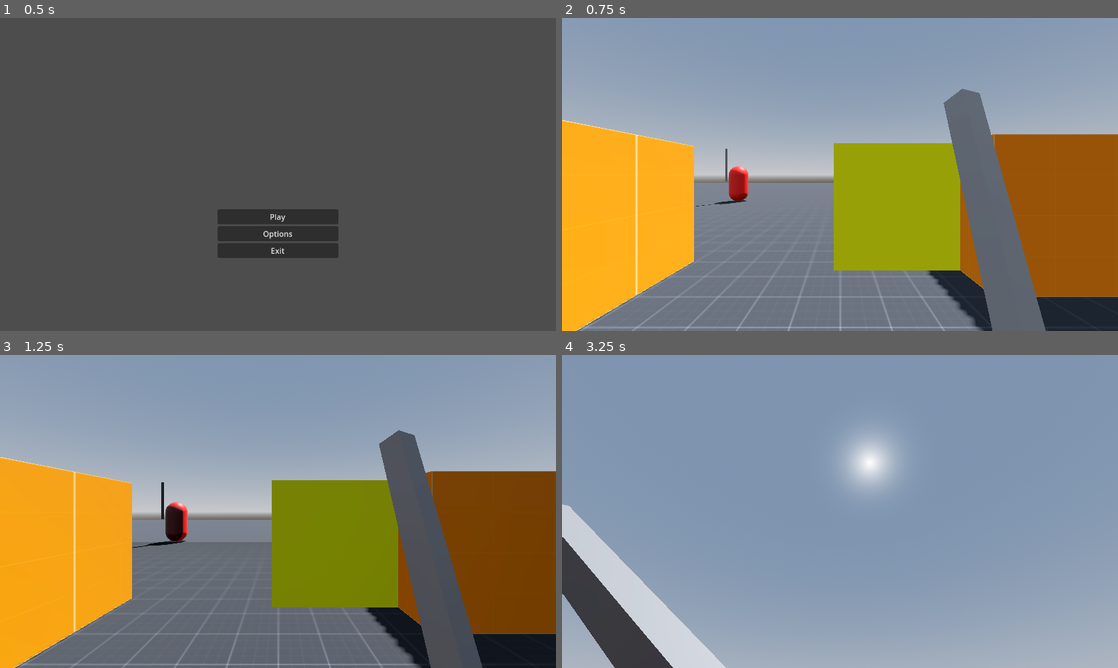
Above: before the commit, frames 1-4 (two rows, left to right).
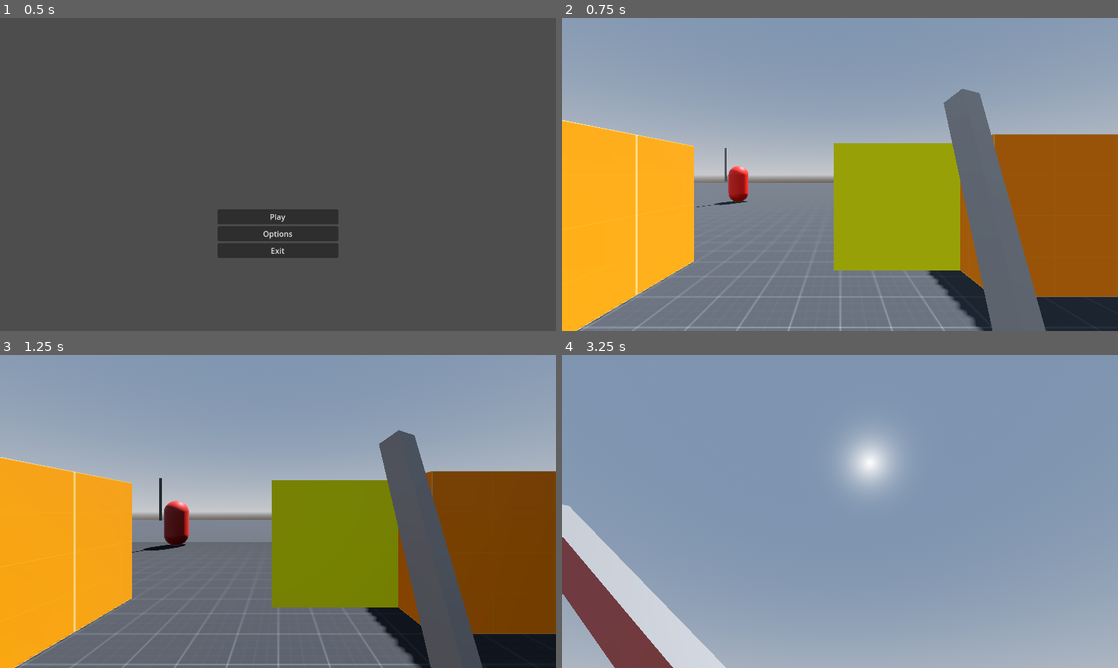
Above: after the commit, the same moments.

Repository: BlackOwlHU/ProjectParry
Game: Godot game, scene res://scenes/menu.tscn
Two runs of this game, one before a commit and one after it. Both use one fixed random seed, a clock stepped at 60 frames per second and the inputs below.
Inputs (mouse positions are in pixels of both pictures, inside the frame that each line leads up to):
- Up to frame 1 (0.5 s): no input
- Up to frame 2 (0.75 s): click "Play" at 0.5 s
- Up to frame 3 (1.25 s): no input
- Up to frame 4 (3.25 s): tap Enter (ui_accept) at 1.25, 1.52, 2.27 s; move the mouse to (867, 511) at 1.27 s; hold W (Forward) from 1.28 s (still down); click (867, 511) at 1.35 s; move the mouse to (812, 511) at 2.02 s; tap Shift (Sprint) at 2.1 s; move the mouse to (851, 505) at 2.77 s; click (851, 505) at 2.85 s

Frame 1 is identical in both runs. In frame 2, less than 0.1% of the frame differs, in the area x 24-34%, y 41-61%; in frame 3, 0.7%; in frame 4, 3.1%, in the area x 0-20%, y 58-100%.

Commit message:
a0.2
fixed enemy ai following issue FINALLY

Diff:
--- a/characters/basic_sword_enemy.tscn
+++ b/characters/basic_sword_enemy.tscn
@@ -44,8 +44,6 @@
 shape = SubResource("ConvexPolygonShape3D_8ugw7")
 
 [node name="NavigationAgent3D" type="NavigationAgent3D" parent="."]
-path_desired_distance = 100.0
-path_max_distance = 100.01
 
 [node name="Timer" type="Timer" parent="."]
 wait_time = 0.1
--- a/scripts/basic_sword_enemy.gd
+++ b/scripts/basic_sword_enemy.gd
@@ -2,7 +2,7 @@
 #hours i have spend to fix this: 9
 @onready var ai = true
 @onready var nav_agent: NavigationAgent3D = $NavigationAgent3D
-@export var SPEED = 3.0
+@export var SPEED = 5.0
 @onready var player = get_tree().get_first_node_in_group("Player")
 @onready var timer = $Timer
 @onready var pos = $Position
@@ -23,11 +23,12 @@
 		return
 	look_at(player.global_transform.origin+Vector3(0,1,0))
 	var current_location = pos.global_transform.origin
-	var next_location = nav_agent.get_next_path_position()-global_position
+	var next_location = nav_agent.get_next_path_position()
+	next_location.y=current_location.y
 	#print(nav_agent.is_target_reachable())
-	var new_velocity = (next_location - current_location).normalized() * SPEED
+	var new_velocity =  (current_location.direction_to(next_location)) * SPEED
 	nav_agent.set_velocity(new_velocity)
-	velocity = (current_location.direction_to(next_location)) * SPEED
+	velocity = nav_agent.velocity
 	move_and_slide()
 
 func update_target_location():
